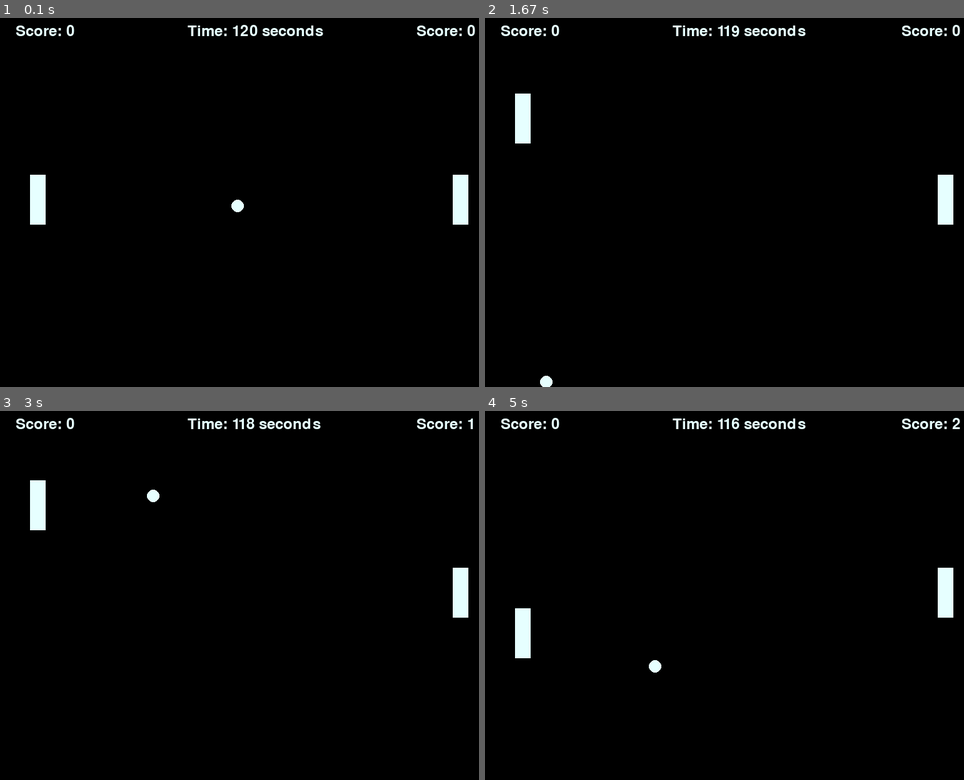
Above: before the commit, frames 1-4 (two rows, left to right).
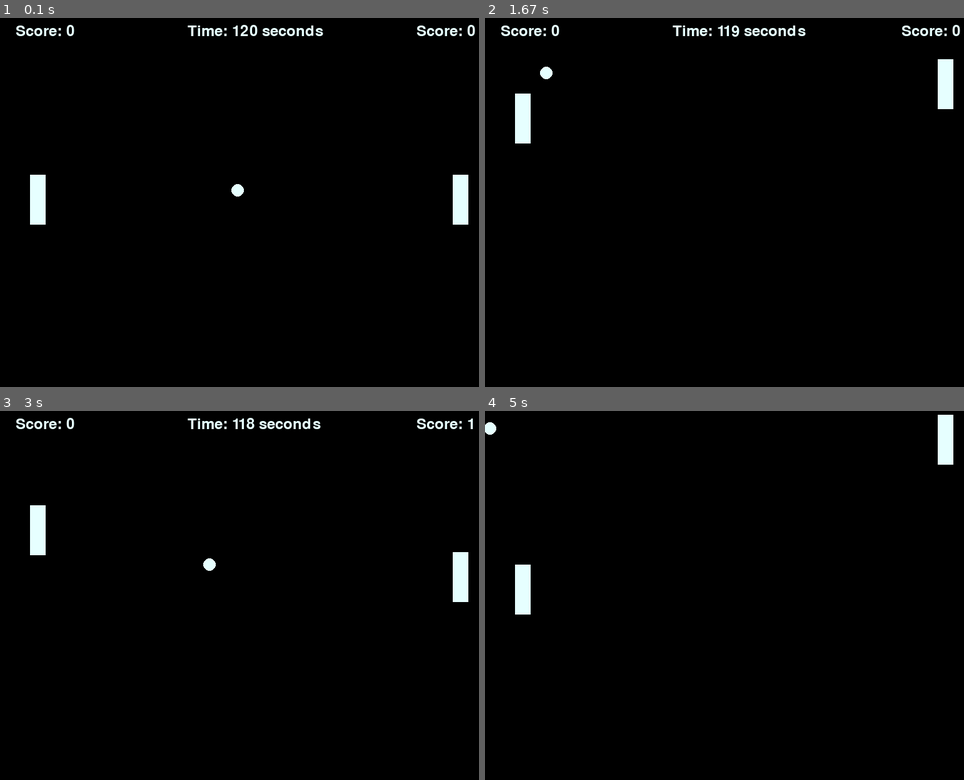
Above: after the commit, the same moments.

Repository: Sgoodridge96/Pong_Pygame
Game: pygame game, started from Pong.py
The game is run twice, just before and just after one commit, with the same random seed, the same clock (stepped at 60 frames per second) and the same inputs.
Inputs:
- Up to frame 1 (0.1 s): no input
- Up to frame 2 (1.67 s): hold Up 0.33-0.8 s; hold Down 0.83-1.13 s; hold Up 1.17-1.53 s; hold Down from 1.57 s (still down)
- Up to frame 3 (3 s): release Down at 1.93 s; hold Up 1.97-2.27 s; hold Up from 2.63 s (still down)
- Up to frame 4 (5 s): release Up at 3 s; hold Down 3.03-3.4 s; hold Up 3.43-3.73 s; hold Down 3.77-4.07 s; hold Up 4.1-4.47 s; hold Down 4.5-4.87 s

The runs differ from the first frame. In frame 1, 0.1% of the frame differs, in the area x 48-51%, y 45-53%; in frame 2, 1.0%; in frame 3, 0.9%; in frame 4, 2.5%, in the area x 0-100%, y 1-71%.

Commit message:
feat(): basic pong functionality works.  Some small tweaks to be added later

Diff:
--- a/Pong.py
+++ b/Pong.py
@@ -1,12 +1,8 @@
 import pygame
 import random
 
-# NEXT UPDATE: #Add speed increase after each point is scored.
-               #Add a pause when a point is scored(reset both ball and players before pausing)
-               #Fix pong ball so it actually spawns random directions and speeds
-
-
 pygame.init()
+winning_score = 5
 
 class PlayerRectangle:
     def __init__(self, x, y, width, height, color, speed):
@@ -27,6 +23,25 @@
         if keys[pygame.K_DOWN] and self.y < screen_height - self.height:
             self.y += self.speed
 
+    def ai_move(self, ball, screen_height):
+        # AI anticipates where the ball is heading
+        ai_center = self.y + self.height // 2
+
+        # Adjust speed based on distance to the ball
+        if abs(ball.y - ai_center) > self.height // 4:
+            if ball.y > ai_center:
+                self.y += min(self.speed, abs(ball.y - ai_center))
+            elif ball.y < ai_center:
+                self.y -= min(self.speed, abs(ball.y - ai_center))
+
+        # Ensure the AI paddle stays within screen bounds
+        if self.y < 0:
+            self.y = 0
+        if self.y > screen_height - self.height:
+            self.y = screen_height - self.height
+
+
+
     def draw(self, screen):
         pygame.draw.rect(screen, self.color, (self.x, self.y, self.width, self.height))
 
@@ -59,9 +74,10 @@
         #reset the ball
         self.x = self.spawn_x
         self.y = self.spawn_y
-
-
-    def checkWallCollision(self, screen_height, screen_width):
+        self.speed = initialBallDirection()
+
+
+    def checkWallCollision(self, screen_height):
         #Check upper and lower wall collisions
         if self.y < 0 + self.radius or self.y > screen_height - self.radius:
             self.speed[1] *= -1
@@ -74,6 +90,10 @@
             if self.y >= player_rect.y and self.y <= player_rect.y + player_rect.height:
                 self.speed[0] *= -1
                 self.x = player_rect.x + player_rect.width + self.radius  #Move ball to front of player to prevent the ball from sticking
+                player_updated_speed = []
+                for i in self.speed:
+                    player_updated_speed.append(i * 1.1)
+                self.speed = player_updated_speed
 
         # Check collision with the top or bottom with the player
         if self.x >= player_rect.x and self.x <= player_rect.x + player_rect.width:
@@ -89,6 +109,10 @@
             if self.y >= ai_rect.y and self.y <= ai_rect.y + ai_rect.height:
                 self.speed[0] *= -1
                 self.x = ai_rect.x - self.radius
+                ai_updated_speed = []
+                for i in self.speed:
+                    ai_updated_speed.append(i * 1.1)
+                self.speed = ai_updated_speed
 
         # Check collision with the top or bottom of the AI
         if self.x >= ai_rect.x and self.x <= ai_rect.x + ai_rect.width:
@@ -107,6 +131,9 @@
             player_rect.reset()
             ai_rect.reset()
             player_score += 1
+            if player_score >= winning_score:
+                return player_score, ai_score, True
+            pygame.time.delay(500)
 
         if self.x < 0 + self.radius:
 
@@ -114,15 +141,19 @@
             player_rect.reset()
             ai_rect.reset()
             ai_score += 1
-
-        return player_score, ai_score
+            if ai_score >= winning_score:
+                return player_score, ai_score, True
+            pygame.time.delay(500)
+
+        return player_score, ai_score, False
 
 
 def initialBallDirection():
-    #Randomly pick a ball direction and speed at the start of the game.
     random.seed()
-    starting_speeds = [-3, 3]
-    return starting_speeds
+    x_direction = random.choice([-1, 1])
+    y_direction = random.choice([-1, 1])
+    speed = [x_direction * random.randint(2, 3), y_direction * random.randint(2, 4)]
+    return speed
 
 
 def main():
@@ -153,6 +184,9 @@
     background = (0, 0, 0)
     actorColor = (230, 255, 255)
 
+    #define gameover
+    game_over = False
+
     #Setup and start Pong game
     screen = pygame.display.set_mode((screen_width, screen_height))
     pygame.display.set_caption("Pong")
@@ -170,35 +204,45 @@
             if event.type == pygame.QUIT:
                 running = False
 
-        #Logic to countdown timer ("// 1000" for milliseconds to seconds)
-        clock_timer = pygame.time.get_ticks()
-        current_timer = starting_timer - clock_timer // 1000
-
-        #Render clock and exit game when it hits zero
-        timer_text = pygame.font.SysFont(None, 36)
-        render_timer = timer_text.render("Time: " + str(current_timer) + " seconds", True, (230, 255, 255))
-
-        #Render scoreboard for both players
-        player_ui = pygame.font.SysFont(None, 36)
-        ai_ui = pygame.font.SysFont(None, 36)
-
-        render_player_ui = player_ui.render("Score: " + str(player_score), True, (230, 255, 255))
-        render_ai_ui = ai_ui.render("Score: " + str(ai_score), True, (230, 255, 255))
-
-        #Player movement
-        keys = pygame.key.get_pressed()
-        player_rect.move(keys, screen_height)
-
-        #Fill screen and draw objects
-        screen.fill(background)
-        player_rect.draw(screen)
-        ai_rect.draw(screen)
-        pong_ball.draw(screen)
-
-        pong_ball.checkWallCollision(screen_height, screen_width)
-        pong_ball.checkPlayerCollision(player_rect, ai_rect)
-        (player_score, ai_score) = pong_ball.score(screen_width, player_score, ai_score, player_rect, ai_rect)
-        pong_ball.move()
+        if not game_over:
+
+            #Logic to countdown timer ("// 1000" for milliseconds to seconds)
+            clock_timer = pygame.time.get_ticks()
+            current_timer = starting_timer - clock_timer // 1000
+
+            #Render clock and exit game when it hits zero
+            timer_text = pygame.font.SysFont(None, 36)
+            render_timer = timer_text.render("Time: " + str(current_timer) + " seconds", True, (230, 255, 255))
+
+            #Render scoreboard for both players
+            player_ui = pygame.font.SysFont(None, 36)
+            ai_ui = pygame.font.SysFont(None, 36)
+
+            render_player_ui = player_ui.render("Score: " + str(player_score), True, (230, 255, 255))
+            render_ai_ui = ai_ui.render("Score: " + str(ai_score), True, (230, 255, 255))
+
+            #Player movement
+            keys = pygame.key.get_pressed()
+            player_rect.move(keys, screen_height)
+            ai_rect.ai_move(pong_ball, screen_height)
+
+            #Fill screen and draw objects
+            screen.fill(background)
+            player_rect.draw(screen)
+            ai_rect.draw(screen)
+            pong_ball.draw(screen)
+
+            pong_ball.checkWallCollision(screen_height)
+            pong_ball.checkPlayerCollision(player_rect, ai_rect)
+            (player_score, ai_score, game_over) = pong_ball.score(screen_width, player_score, ai_score, player_rect, ai_rect)
+            pong_ball.move()
+
+            if current_timer <= 0:
+                game_over = True
+
+        if game_over or current_timer <= 0:
+            game_over_text = pygame.font.SysFont(None, 50).render("Game Over", True, (230, 255, 255))
+            screen.blit(game_over_text, (screen_width // 2 - game_over_text.get_width() // 2, screen_height // 2 - game_over_text.get_height() // 2))
 
         #render timer to screen
         screen.blit(render_timer, timer_pos)
@@ -209,8 +253,6 @@
         pygame.time.Clock().tick(60)
 
         #If timer hits 0, close game (Fix later with game over screen)
-        if current_timer <= 0:
-            running = False
 
     pygame.quit()
 
Not shown, changed: README.md
